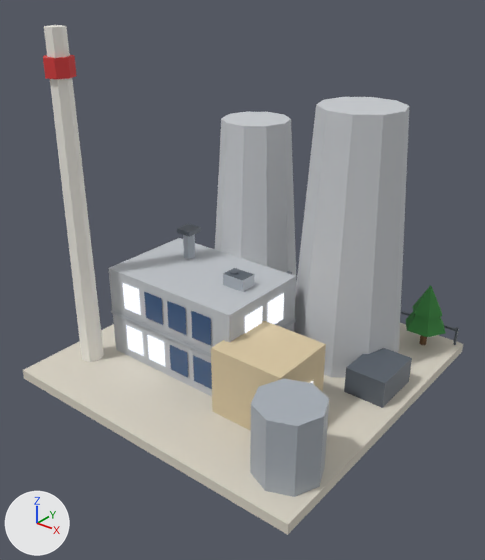
Renders of the glTF model public/models/40.glb from each side of a commit.
One viewpoint serves both versions: a 50 mm camera at (1.077, -1.384, 1.14) aimed at (0.029, -0.074, 0.327). Every picture has the same lights, and +X, +Y and +Z are marked at lower left. The older version comes first. Vertices at exactly the same position are counted once.

The scene before the commit, as lines of its bpy script (objects in view):
```python
me_b40 = bpy.data.meshes.new('b40')
me_b40.from_pydata(...)  # 497 vertices, 540 faces; spans x -0.488..0.48, y -0.48..0.48, z 0.0..0.98
me_b40.materials.append(mat_paving)
me_b40.materials.append(mat_wall_grey)
me_b40.materials.append(mat_glow_window)
me_b40.materials.append(mat_glass_dark)
me_b40.materials.append(mat_slab)
me_b40.materials.append(mat_white)
me_b40.materials.append(mat_metal_dark)
me_b40.materials.append(mat_metal)
me_b40.materials.append(mat_wall_beige)
me_b40.materials.append(mat_concrete)
me_b40.materials.append(mat_sign_red)
me_b40.materials.append(mat_trunk)
me_b40.materials.append(mat_tree_green)
me_b40.materials.append(mat_tree_dark)
ob_b40 = bpy.data.objects.new('b40', me_b40)
ob_b40.location = (0.0, 0.0, 0.0)
```
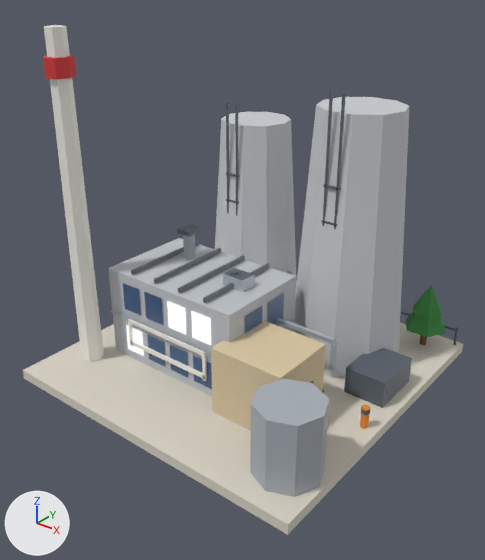
Boxes [x1, y1, x2, y2] around the edits, measured in the pictures (485 x 560 px):
part 1 of me_b40, added: after [128, 319, 206, 356]
part 2 of me_b40, added: after [130, 341, 205, 379]
part 3 of me_b40, added: after [128, 322, 134, 347]
part 4 of me_b40, added: after [202, 355, 207, 381]
part 5 of me_b40, added: after [131, 241, 199, 275]
part 6 of me_b40, added: after [154, 248, 221, 283]
part 7 of me_b40, added: after [178, 255, 245, 293]
part 8 of me_b40, added: after [203, 263, 270, 303]
part 9 of me_b40, added: after [322, 90, 333, 226]
part 10 of me_b40, added: after [334, 92, 346, 229]
part 11 of me_b40, added: after [323, 184, 341, 191]
part 12 of me_b40, added: after [226, 102, 229, 214]
part 13 of me_b40, added: after [235, 104, 238, 216]
part 14 of me_b40, added: after [276, 318, 370, 429]
part 15 of me_b40, recoloured: [123, 283, 313, 383] in both
part 16 of me_b40, recoloured (lighter): [167, 301, 211, 346] in both

The change, as a list of edits to the scene's bpy script:
```text
Add mat_sign_orange:
    mat_sign_orange = bpy.data.materials.new('sign_orange')
    # nodes: BsdfPrincipled, Mix, OutputMaterial, VertexColor
    # colours: orange #ee8a2c, mixed with the vertex colours
Change me_b40:
    remove me_b40.from_pydata(...)  # 497 vertices, 540 faces; spans x -0.488..0.48, y -0.48..0.48, z 0.0..0.98
    add me_b40.from_pydata(...)  # 929 vertices, 1094 faces; spans x -0.488..0.48, y -0.48..0.48, z 0.0..0.98
    me_b40 part 1: the loose piece of 8 vertices spanning x 0.09..0.31, y -0.28..-0.08, z 0.03..0.23 is copied, and the copy is scaled about its middle by (1.35, 0.04, 0.06), then moved by (-0.32, -0.056, 0.036), in mat_white; it spans x -0.269..0.029, y -0.24..-0.232, z 0.16..0.172
    me_b40 part 2: the loose piece of 8 vertices spanning x -0.275..-0.205, y 0.07..0.078, z 0.03..0.15 is copied, and the copy is scaled about its middle by (4.2, 1, 0.1), then moved by (0.12, -0.31, 0.002); it spans x -0.269..0.029, y -0.24..-0.232, z 0.086..0.098
    me_b40 part 3: the loose piece of 8 vertices spanning x -0.275..-0.205, y 0.07..0.078, z 0.03..0.15 is copied, and the copy is scaled about its middle by (0.141, 1, 0.667), then moved by (-0.026, -0.31, 0.03); it spans x -0.271..-0.261, y -0.24..-0.232, z 0.08..0.16
    me_b40 part 4: the loose piece of 8 vertices spanning x 0.09..0.31, y -0.28..-0.08, z 0.03..0.23 is copied, and the copy is scaled about its middle by (0.0455, 0.04, 0.4), then moved by (-0.174, -0.056, -0.01), in mat_white; it spans x 0.021..0.031, y -0.24..-0.232, z 0.08..0.16
    me_b40 part 5: the loose piece of 8 vertices spanning x -0.275..-0.205, y 0.07..0.078, z 0.03..0.15 is copied, and the copy is scaled about its middle by (0.113, 35.2, 0.1), then moved by (-0.018, -0.154, 0.23), in mat_metal_dark; it spans x -0.262..-0.254, y -0.221..0.061, z 0.314..0.326
    me_b40 part 6: the loose piece of 8 vertices spanning x -0.275..-0.205, y 0.07..0.078, z 0.03..0.15 is copied, and the copy is scaled about its middle by (0.113, 35.2, 0.1), then moved by (0.074, -0.154, 0.23), in mat_metal_dark; it spans x -0.17..-0.162, y -0.221..0.061, z 0.314..0.326
    me_b40 part 7: the loose piece of 8 vertices spanning x -0.35..0.11, y -0.23..0.07, z 0.03..0.31 is copied, and the copy is scaled about its middle by (0.0174, 0.94, 0.0429), then moved by (0.046, 0.0, 0.15), in mat_metal_dark; it spans x -0.078..-0.07, y -0.221..0.061, z 0.314..0.326
    me_b40 part 8: the loose piece of 8 vertices spanning x -0.35..0.11, y -0.23..0.07, z 0.03..0.31 is copied, and the copy is scaled about its middle by (0.0174, 0.94, 0.0429), then moved by (0.138, 0.0, 0.15), in mat_metal_dark; it spans x 0.014..0.022, y -0.221..0.061, z 0.314..0.326
    me_b40 part 9: the loose piece of 8 vertices spanning x 0.123..0.276, y 0.095..0.107, z 0.08..0.14 is copied, and the copy is scaled about its middle by (0.0392, 0.5, 7.5), then moved by (-0.018, -0.013, 0.5); it spans x 0.179..0.185, y 0.085..0.091, z 0.385..0.835
    me_b40 part 10: the loose piece of 8 vertices spanning x 0.123..0.276, y 0.095..0.107, z 0.08..0.14 is copied, and the copy is scaled about its middle by (0.0392, 0.5, 7.5), then moved by (0.018, -0.013, 0.5); it spans x 0.215..0.221, y 0.085..0.091, z 0.385..0.835
    me_b40 part 11: the loose piece of 8 vertices spanning x 0.123..0.276, y 0.095..0.107, z 0.08..0.14 is copied, and the copy is scaled about its middle by (0.327, 0.5, 0.1), then moved by (0.0, -0.013, 0.478); it spans x 0.175..0.225, y 0.085..0.091, z 0.585..0.591
    me_b40 part 12: the loose piece of 8 vertices spanning x -0.245..-0.195, y -0.045..0.005, z 0.39..0.404 is copied, and the copy is scaled about its middle by (0.12, 0.12, 27.9), then moved by (0.002, 0.183, 0.153); it spans x -0.221..-0.215, y 0.16..0.166, z 0.355..0.745
    me_b40 part 13: the loose piece of 8 vertices spanning x -0.245..-0.195, y -0.045..0.005, z 0.39..0.404 is copied, and the copy is scaled about its middle by (0.12, 0.12, 27.9), then moved by (0.038, 0.183, 0.153); it spans x -0.185..-0.179, y 0.16..0.166, z 0.355..0.745
    me_b40 part 14: 144 vertices added at x -0.453..0.453, y -0.091..-0.014, z 0.03..0.212
    me_b40 part 15: 18 faces spanning x -0.353..0.313, y -0.233..0.073, z 0.058..0.282 switch from mat_glow_window to mat_glass_dark
    me_b40 part 16: 16 faces spanning x -0.353..0.113, y -0.233..0.073, z 0.058..0.282 switch from mat_glass_dark to mat_glow_window
    other edits to the shape of me_b40 do not show in these pictures
    add me_b40.materials.append(mat_sign_orange)
```
